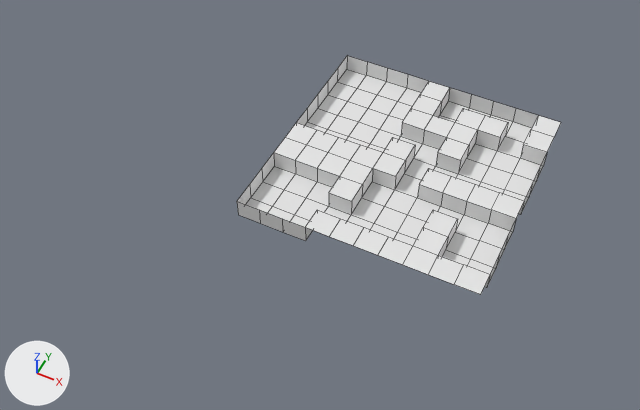
An edit to the Blender file Assets/Level/Models/Level2.blend, drawn before and after from the same camera.
Camera for both pictures: a 50 mm camera at (41.3, -121.3, 132.3) aimed at (-11.2, -16.4, 1.2). The axes (+X, +Y, +Z) are drawn at lower left. The lights are the same throughout. Mesh edges are drawn as thin lines.
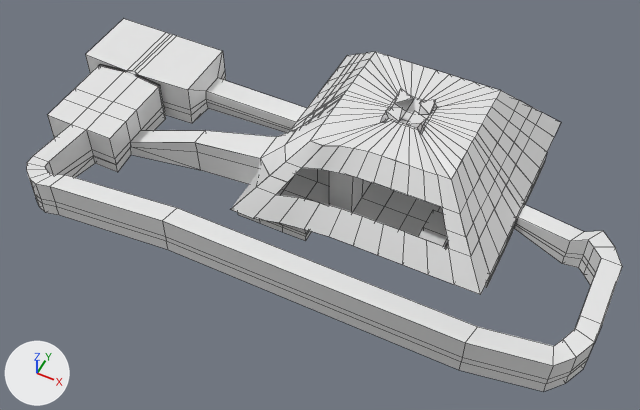
Edits to the scene script, one JSON object a line:
```json
{"block": "me_plane", "where": "# used by ob_plane; location = (0.0, 0.0, 0.0)"}
{"op": "remove", "block": "me_plane", "code": "me_plane.from_pydata(...)  # 203 vertices, 182 faces; spans x -25.0..25.0, y -25.0..25.0, z 0.0..4.0"}
{"op": "add", "block": "me_plane", "code": "me_plane.from_pydata(...)  # 1276 vertices, 1094 faces; spans x -75.1..45.8, y -43.1..25.0, z -2.0..18.9"}
{"block": "me_plane", "change": "me_plane part 1: 22 vertices moved from x -25.0..0.0, y -25.0..5.0, z 0.0..4.0 to x -25.0..0.0, y -25.5..3.8, z 0.0..11.0; 7 vertices removed from x -25.0..-15.0, y -25.0..0.0, z 4.0; 1080 vertices added at x -75.1..45.8, y -43.1..25.0, z -2.0..18.9"}
{"block": "me_plane", "change": "me_plane part 2: 2 kept faces spanning x 5.0..10.0, y -5.0..0.0, z 0.0..4.0 are now shaded flat"}
```

What differs and where, as boxes (x1, y1, x2, y2) in the pictures (640 x 410 px):
```json
{"object": "Plane", "change": "reshaped", "before": [237, 56, 561, 295], "after": [27, 19, 622, 391], "on screen": "83% wider, 55% taller"}
{"part": 1, "of": "me_plane", "change": "built on", "before": [237, 109, 439, 241], "after": [27, 19, 622, 391]}
{"part": 2, "of": "me_plane", "change": "shading changed", "before": [419, 168, 452, 193]}
```
